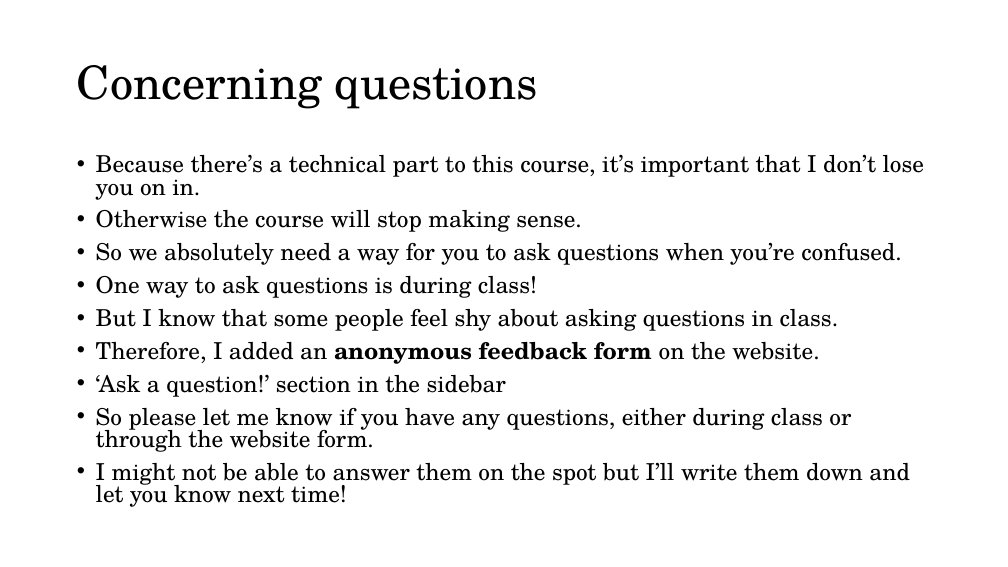
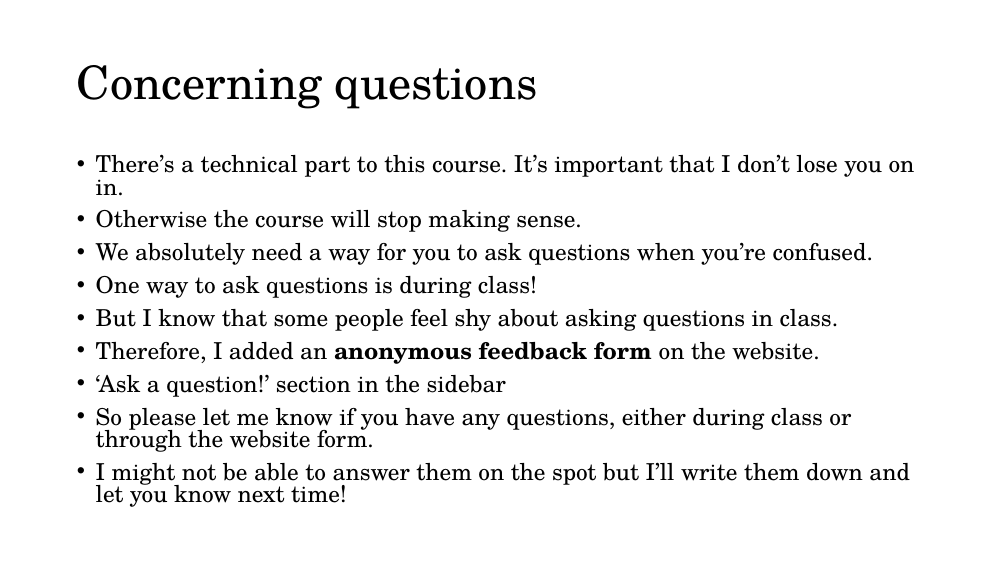
Before and after one commit to thelogicalgrammar/pLoT_course, a slide deck: slide 4 of 1_introduction.pptx. Drawn at 1008x567 pixels with LibreOffice and Linux fonts; fonts in the diff are those of the drawing; background and template pictures are left out. Boxes give left, top, right and bottom in pixels: in the first picture for what was removed or moved away, otherwise in the second. Text is boxed around its words. In the diff, an @@ line names an element or a change of style, - is before the commit and + after.

```diff
--- a/1_introduction.pptx
+++ b/1_introduction.pptx
@@ text at <box>96,154,915,196</box>: text changed @@
-• Because there’s a technical part to this course, it’s important that I don’t lose you on in.
+• There’s a technical part to this course. It’s important that I don’t lose you on in.
@@ text at <box>96,242,873,265</box>: text changed @@
-• So we absolutely need a way for you to ask questions when you’re confused.
+• We absolutely need a way for you to ask questions when you’re confused.
```
Also in this commit, not shown: 7 other slides changed, 9 other files.
